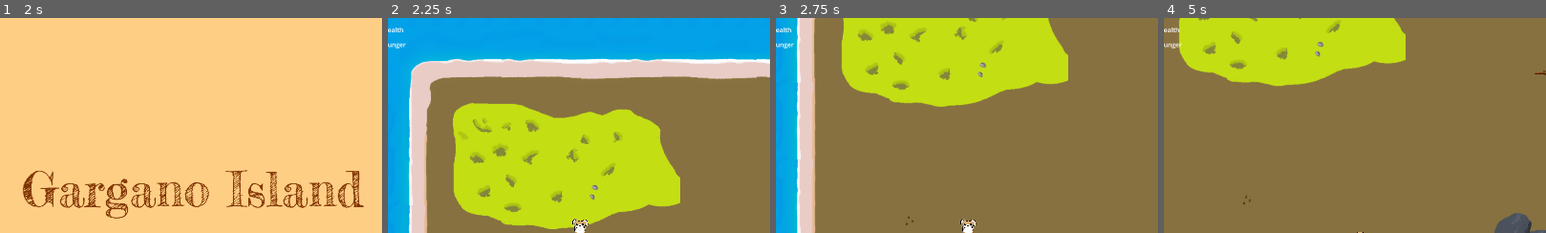
Above: before the commit, frames 1-4 (left to right).
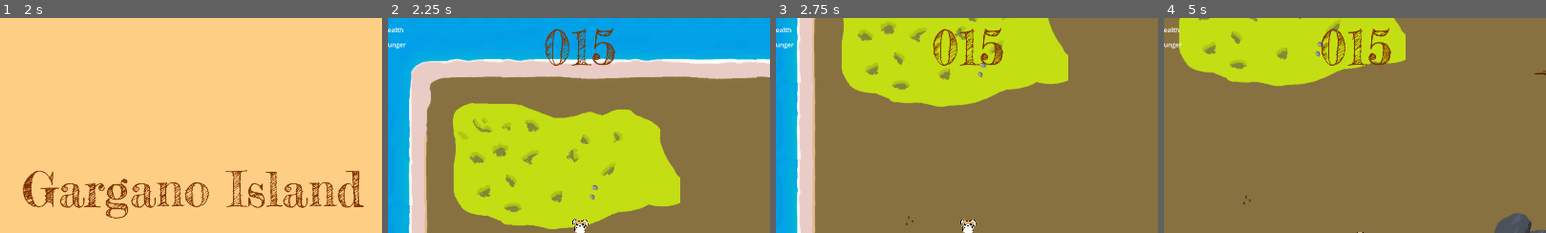
Above: after the commit, the same moments.

Repository: nialsiG/GMTK2024
Game: Godot game, scene res://scenes/start_menu.tscn
Two runs of this game, one before a commit and one after it. Both use one fixed random seed, a clock stepped at 60 frames per second and the inputs below. The engine's default icon, where the game draws it, is replaced by a stand-in: a white triangle on a blue panel in a dark square.
Inputs:
- Up to frame 1 (2 s): click "Start game" at 0.5 s; hold D (move_right) from 1.28 s (still down); tap Space (attack) at 1.35 s
- Up to frame 2 (2.25 s): release D (move_right) at 2.03 s; hold S (move_down) from 2.03 s (still down); tap Space (attack) at 2.1 s
- Up to frame 3 (2.75 s): keep holding S (move_down)
- Up to frame 4 (5 s): release S (move_down) at 2.78 s; hold D (move_right) 2.78-3.53 s; tap Space (attack) at 2.85, 3.6, 4.35 s; hold W (move_up) 3.53-4.28 s; hold A (move_left) from 4.28 s (still down)
The pictures show only the part of the screen within x 25-75%, y 0-50%; the shares and areas given below are measured in that part.

Frame 1 is identical in both runs. In frame 2, 1.3% of the frame differs, in the area x 41-60%, y 4-23%; in frame 3, 1.2%; in frame 4, 1.2%.

Commit message:
Fix: visible score in game, evolution screen background + buttons colors

Diff:
--- a/Gmtk 2024/scenes/Animals/Garganomis.tscn
+++ b/Gmtk 2024/scenes/Animals/Garganomis.tscn
@@ -34,9 +34,3 @@
 [node name="FleeingSoundPlayer" parent="." index="4"]
 stream = ExtResource("5_rmcm4")
 volume_db = 24.0
-
-[node name="SizeLabel" parent="." index="5"]
-visible = false
-
-[node name="DietLabel" parent="." index="6"]
-visible = false
--- a/Gmtk 2024/scenes/Animals/Mikrotia.tscn
+++ b/Gmtk 2024/scenes/Animals/Mikrotia.tscn
@@ -20,9 +20,3 @@
 
 [node name="FleeingSoundPlayer" parent="." index="4"]
 stream = ExtResource("4_bcon0")
-
-[node name="SizeLabel" parent="." index="5"]
-visible = false
-
-[node name="DietLabel" parent="." index="6"]
-visible = false
--- a/Gmtk 2024/scenes/Animals/Prolagus.tscn
+++ b/Gmtk 2024/scenes/Animals/Prolagus.tscn
@@ -11,9 +11,3 @@
 scale = Vector2(1, 1)
 sprite_frames = ExtResource("3_ttf2r")
 animation = &"Right"
-
-[node name="SizeLabel" parent="." index="5"]
-visible = false
-
-[node name="DietLabel" parent="." index="6"]
-visible = false
--- a/Gmtk 2024/scenes/Animals/Tyto.tscn
+++ b/Gmtk 2024/scenes/Animals/Tyto.tscn
@@ -31,9 +31,3 @@
 [node name="ChasingSoundPlayer" parent="." index="3"]
 stream = ExtResource("3_1a2ig")
 max_distance = 1000.0
-
-[node name="SizeLabel" parent="." index="5"]
-visible = false
-
-[node name="DietLabel" parent="." index="6"]
-visible = false
--- a/Gmtk 2024/scenes/evolution_menu.tscn
+++ b/Gmtk 2024/scenes/evolution_menu.tscn
@@ -16,7 +16,7 @@
 anchor_bottom = 1.0
 grow_horizontal = 2
 grow_vertical = 2
-color = Color(0, 0, 0, 1)
+color = Color(1, 0.807843, 0.521569, 1)
 
 [node name="VBoxContainer" type="VBoxContainer" parent="CanvasLayer/ColorRect"]
 layout_mode = 1
--- a/Gmtk 2024/scenes/hud.tscn
+++ b/Gmtk 2024/scenes/hud.tscn
@@ -118,7 +118,6 @@
 text = "DefaultSize"
 
 [node name="Score" type="Control" parent="."]
-visible = false
 layout_mode = 1
 anchors_preset = 5
 anchor_left = 0.5
